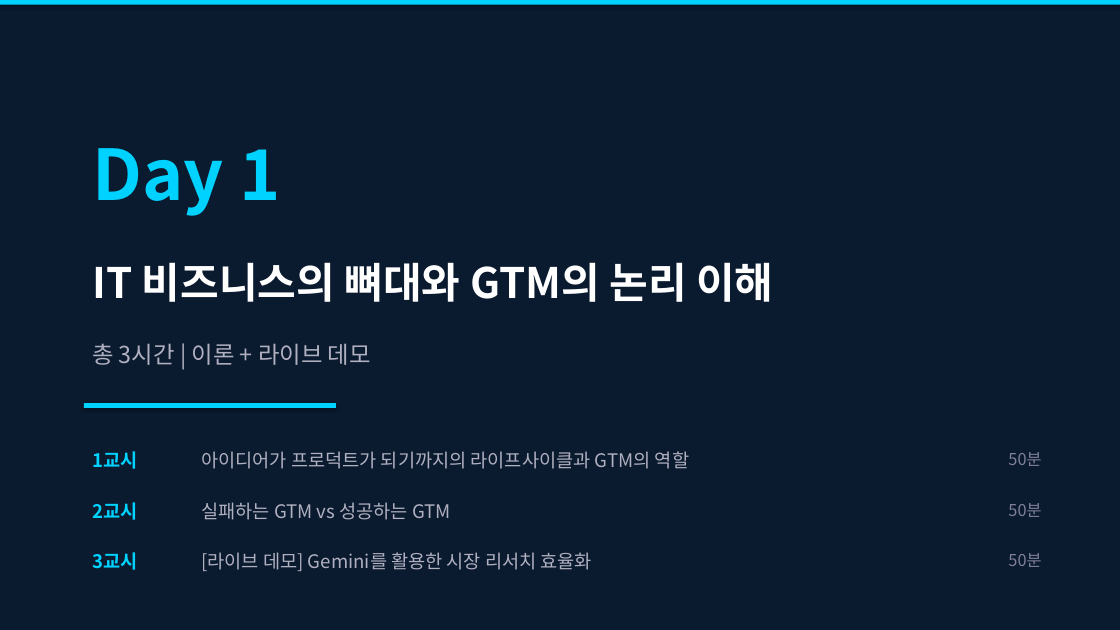
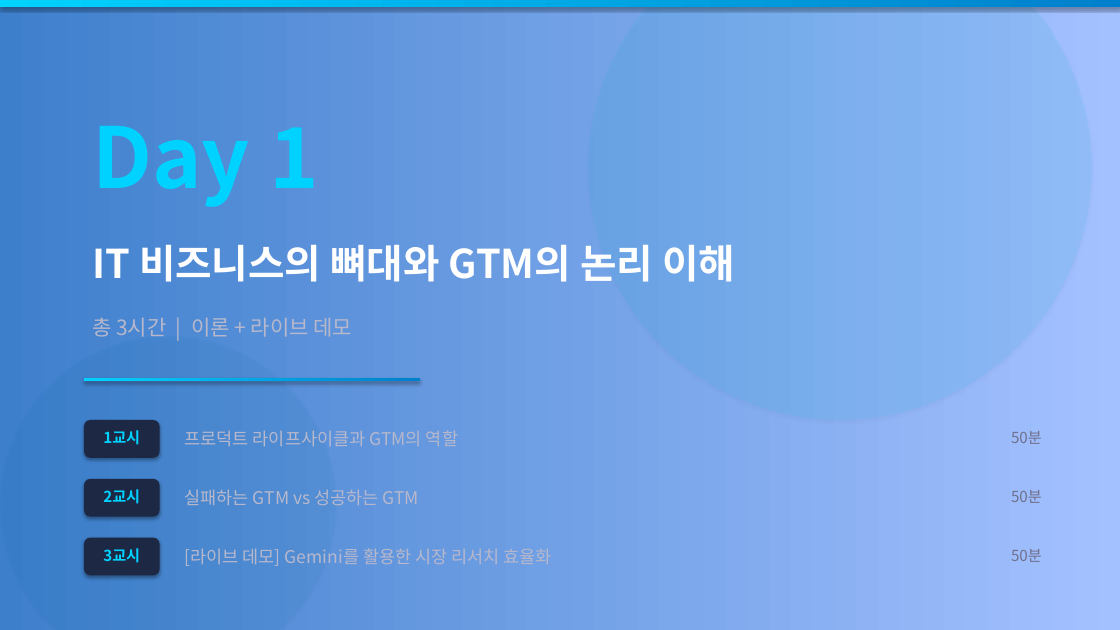
Before and after one commit to SEKYUOH-PLATTER/platter-worklab, a slide deck: slide 4 of docs/gtm-curriculum-slides.pptx. Drawn at 1120x630 pixels with LibreOffice and Linux fonts; fonts in the diff are those of the drawing. Boxes give left, top, right and bottom in pixels: in the first picture for what was removed or moved away, otherwise in the second. Text is boxed around its words. In the diff, an @@ line names an element or a change of style, - is before the commit and + after.

```diff
--- a/docs/gtm-curriculum-slides.pptx
+++ b/docs/gtm-curriculum-slides.pptx
@@ background #0A1A2F to gradient #3F80CE to #A4C4FF @@
@@ rectangle at [0, 0, 1120, 7]: fill #00D2FF to gradient #00D2FF to #0080CC @@
@@ ellipse added at [588, 0, 1092, 420], fill #00D2FF at 8% opacity @@
@@ text removed at [92, 148, 281, 216] @@
-Day 1
@@ text "IT 비즈니스의 뼈대와 GTM의 논리 ...": place and size @@
-text "IT 비즈니스의 뼈대와 GTM의 논리 ..." at [92, 262, 773, 302]
+text "IT 비즈니스의 뼈대와 GTM의 논리 ..." at [92, 244, 735, 282]
@@ text "IT 비즈니스의 뼈대와 GTM의 논리 ..." at [92, 244, 735, 282]: size 36 to 34 pt @@
@@ text "총 3시간 | 이론 + ...": place and size @@
-text "총 3시간 | 이론 + ..." at [92, 343, 371, 365]
+text "총 3시간 | 이론 + ..." at [92, 317, 352, 337]
@@ text "총 3시간 | 이론 + ..." at [92, 317, 352, 337]: size 20 to 18 pt, text colour #B0B0C0 to #B8B8CC @@
@@ ellipse added at [0, 336, 336, 630], fill #0080CC at 6% opacity @@
@@ rectangle at [84, 378, 420, 381]: fill #00D2FF to gradient #00D2FF to #0080CC @@
@@ rectangle: place and size @@
-rectangle at [84, 403, 336, 408]
+rectangle at [84, 378, 420, 381]
@@ size 16 to 13 pt; alignment left to centre in 3 elements at [103, 548, 140, 563], [103, 489, 140, 504], [103, 430, 140, 445] @@
@@ text "1교시": place and size @@
-text "1교시" at [92, 451, 137, 469]
+text "1교시" at [103, 430, 140, 445]
@@ rounded rectangle added at [84, 420, 160, 458], fill #1C2844 @@
@@ text at [185, 430, 458, 446]: text changed; size 16 to 15 pt; text colour #B0B0C0 to #B8B8CC @@
-아이디어가 프로덕트가 되기까지의 라이프사이클과 GTM의 역할
+프로덕트 라이프사이클과 GTM의 역할
@@ text "50분": place and size @@
-text "50분" at [1008, 503, 1041, 517]
+text "50분" at [1011, 431, 1042, 444]
@@ rounded rectangle added at [84, 479, 160, 517], fill #1C2844 @@
@@ text "2교시": place and size @@
-text "2교시" at [92, 502, 137, 520]
+text "2교시" at [103, 489, 140, 504]
@@ text "실패하는 GTM vs 성공하는 GTM" at [185, 489, 419, 505]: size 16 to 15 pt, text colour #B0B0C0 to #B8B8CC @@
@@ text "실패하는 GTM vs 성공하는 GTM": place and size @@
-text "실패하는 GTM vs 성공하는 GTM" at [201, 502, 451, 520]
+text "실패하는 GTM vs 성공하는 GTM" at [185, 489, 419, 505]
@@ size 14 to 13 pt, text colour #808099 to #70708C in 3 elements at [1011, 431, 1042, 444], [1011, 549, 1042, 562], [1011, 490, 1042, 503] @@
@@ text "50분": place and size @@
-text "50분" at [1008, 452, 1041, 466]
+text "50분" at [1011, 490, 1042, 503]
@@ rounded rectangle added at [84, 538, 160, 576], fill #1C2844 @@
@@ text "[라이브 데모] Gemini를 활용한 시장 ...": place and size @@
-text "[라이브 데모] Gemini를 활용한 시장 ..." at [201, 552, 592, 571]
+text "[라이브 데모] Gemini를 활용한 시장 ..." at [185, 548, 552, 566]
@@ text "[라이브 데모] Gemini를 활용한 시장 ..." at [185, 548, 552, 566]: size 16 to 15 pt, text colour #B0B0C0 to #B8B8CC @@
```
Also in this commit, not shown: 24 other slides changed, 1 slide removed.
